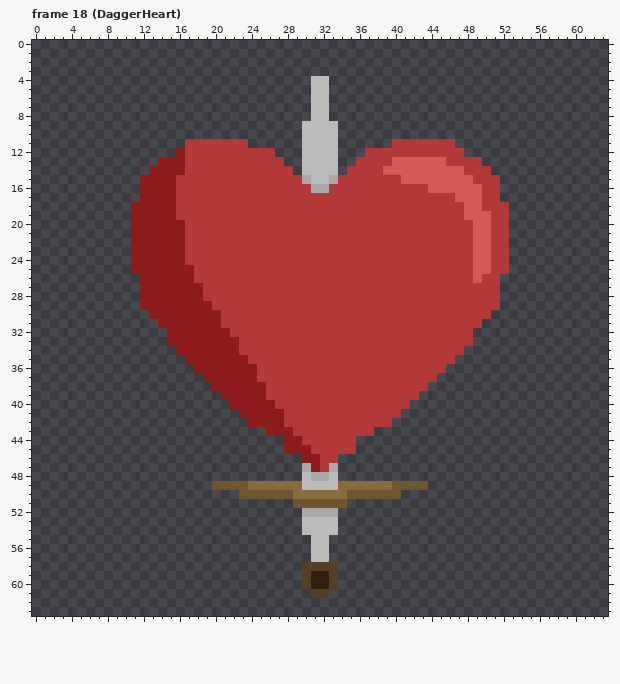
One commit to this pixel-art file: Sprites/Items/items.aseprite. Above: the version before the commit.
64x64 pixels, 39 frames. Colours within 5 levels of each other are drawn and written as one. Shown: frame 18 (DaggerHeart). The commit also changed other frames, which this record leaves out.
The same view after the edit:
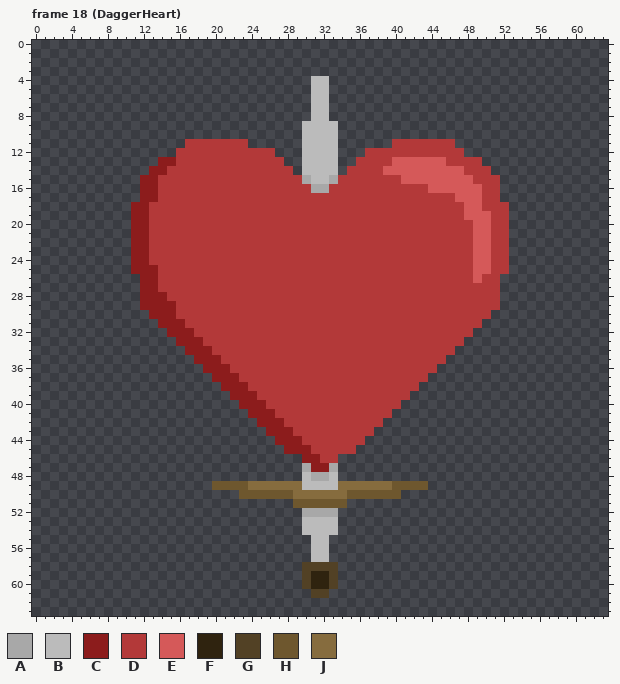
Palette (. is transparent): A #a8a8a8  B #bbbbbb  C #8c1c1c  D #b33939  E #d55959  F #2f230f  G #524125  H #6e572e  J #866c3e
The commit says: item rarities
What changed:
--- frame 18 (DaggerHeart), layer "Items"
@@ x 11..50 @@
 11 ......DDDDDDD......BBBB......DDDDDDD....
-12 .....CDDDDDDDDDD...BBBB...DDDDDDDDDDD...
-13 ...CCCDDDDDDDDDDD..BBBB..DDDDEEEEEEDDDD.
-14 ..CCCCDDDDDDDDDDDD.BBBB.DDDDEEEEEEEEEDDD
-15 .CCCCDDDDDDDDDDDDDDABBADDDDDDDEEEEEEEEDD
-16 .CCCCDDDDDDDDDDDDDDDAADDDDDDDDDDDEEEEEED
-17 .CCCCDDDDDDDDDDDDDDDDDDDDDDDDDDDDDDDEEED
-18 CCCCCDDDDDDDDDDDDDDDDDDDDDDDDDDDDDDDDEED
-19 CCCCCDDDDDDDDDDDDDDDDDDDDDDDDDDDDDDDDEEE
-20 CCCCCCDDDDDDDDDDDDDDDDDDDDDDDDDDDDDDDDEE
-21 CCCCCCDDDDDDDDDDDDDDDDDDDDDDDDDDDDDDDDEE
-22 CCCCCCDDDDDDDDDDDDDDDDDDDDDDDDDDDDDDDDEE
-23 CCCCCCDDDDDDDDDDDDDDDDDDDDDDDDDDDDDDDDEE
-24 CCCCCCDDDDDDDDDDDDDDDDDDDDDDDDDDDDDDDDEE
-25 CCCCCCCDDDDDDDDDDDDDDDDDDDDDDDDDDDDDDDEE
-26 .CCCCCCDDDDDDDDDDDDDDDDDDDDDDDDDDDDDDDED
-27 .CCCCCCCDDDDDDDDDDDDDDDDDDDDDDDDDDDDDDDD
-28 .CCCCCCCDDDDDDDDDDDDDDDDDDDDDDDDDDDDDDDD
-29 .CCCCCCCCDDDDDDDDDDDDDDDDDDDDDDDDDDDDDDD
-30 ..CCCCCCCCDDDDDDDDDDDDDDDDDDDDDDDDDDDDDD
-31 ...CCCCCCCDDDDDDDDDDDDDDDDDDDDDDDDDDDDD.
-32 ....CCCCCCCDDDDDDDDDDDDDDDDDDDDDDDDDDD..
-33 ....CCCCCCCCDDDDDDDDDDDDDDDDDDDDDDDDDD..
-34 .....CCCCCCCDDDDDDDDDDDDDDDDDDDDDDDDD...
-35 ......CCCCCCCDDDDDDDDDDDDDDDDDDDDDDD....
-36 .......CCCCCCCDDDDDDDDDDDDDDDDDDDDD.....
-37 ........CCCCCCDDDDDDDDDDDDDDDDDDDD......
-38 .........CCCCCCDDDDDDDDDDDDDDDDDD.......
-39 ..........CCCCCDDDDDDDDDDDDDDDDD........
-40 ...........CCCCCDDDDDDDDDDDDDDD.........
-41 ............CCCCCDDDDDDDDDDDDD..........
-42 .............CCCCDDDDDDDDDDDD...........
+12 .....DDDDDDDDDDD...BBBB...DDDDDDDDDDD...
+13 ...CCDDDDDDDDDDDD..BBBB..DDDDEEEEEEDDDD.
+14 ..CCDDDDDDDDDDDDDD.BBBB.DDDDEEEEEEEEEDDD
+15 .CCDDDDDDDDDDDDDDDDABBADDDDDDDEEEEEEEEDD
+16 .CCDDDDDDDDDDDDDDDDDAADDDDDDDDDDDEEEEEED
+17 .CCDDDDDDDDDDDDDDDDDDDDDDDDDDDDDDDDDEEED
+18 CCDDDDDDDDDDDDDDDDDDDDDDDDDDDDDDDDDDDEED
+19 CCDDDDDDDDDDDDDDDDDDDDDDDDDDDDDDDDDDDEEE
+20 CCDDDDDDDDDDDDDDDDDDDDDDDDDDDDDDDDDDDDEE
+21 CCDDDDDDDDDDDDDDDDDDDDDDDDDDDDDDDDDDDDEE
+22 CCDDDDDDDDDDDDDDDDDDDDDDDDDDDDDDDDDDDDEE
+23 CCDDDDDDDDDDDDDDDDDDDDDDDDDDDDDDDDDDDDEE
+24 CCDDDDDDDDDDDDDDDDDDDDDDDDDDDDDDDDDDDDEE
+25 CCCDDDDDDDDDDDDDDDDDDDDDDDDDDDDDDDDDDDEE
+26 .CCDDDDDDDDDDDDDDDDDDDDDDDDDDDDDDDDDDDED
+27 .CCDDDDDDDDDDDDDDDDDDDDDDDDDDDDDDDDDDDDD
+28 .CCCDDDDDDDDDDDDDDDDDDDDDDDDDDDDDDDDDDDD
+29 .CCCCDDDDDDDDDDDDDDDDDDDDDDDDDDDDDDDDDDD
+30 ..CCCDDDDDDDDDDDDDDDDDDDDDDDDDDDDDDDDDDD
+31 ...CCCDDDDDDDDDDDDDDDDDDDDDDDDDDDDDDDDD.
+32 ....CCCDDDDDDDDDDDDDDDDDDDDDDDDDDDDDDD..
+33 .....CCCDDDDDDDDDDDDDDDDDDDDDDDDDDDDD...
+34 ......CCCDDDDDDDDDDDDDDDDDDDDDDDDDDD....
+35 .......CCCDDDDDDDDDDDDDDDDDDDDDDDDD.....
+36 ........CCCDDDDDDDDDDDDDDDDDDDDDDD......
+37 .........CCCDDDDDDDDDDDDDDDDDDDDD.......
+38 ..........CCCDDDDDDDDDDDDDDDDDDD........
+39 ...........CCCDDDDDDDDDDDDDDDDD.........
+40 ............CCCDDDDDDDDDDDDDDD..........
+41 .............CCCDDDDDDDDDDDDD...........
+42 ..............CCCDDDDDDDDDDD............
 43 ...............CCCDDDDDDDDD.............
-44 .................CCDDDDDD...............
+44 ................CCCDDDDDDD..............
 45 .................CCCDDDDD...............
 46 ...................CCDD.................
-47 ...................ACDA.................
+47 ...................ACCA.................
 48 ...................BAAB.................
Pixel boxes of the changes (left, top, right, bottom) in both pictures:
changed: (149, 148, 329, 472)
changed: (356, 337, 473, 445)
